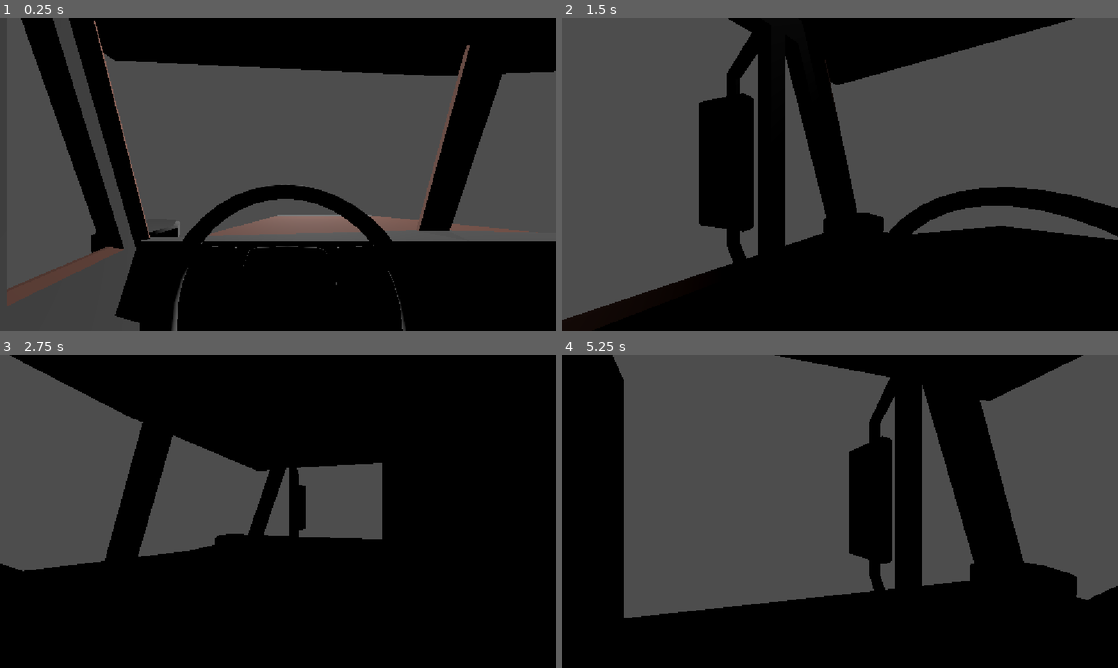
Above: before the commit, frames 1-4 (two rows, left to right).
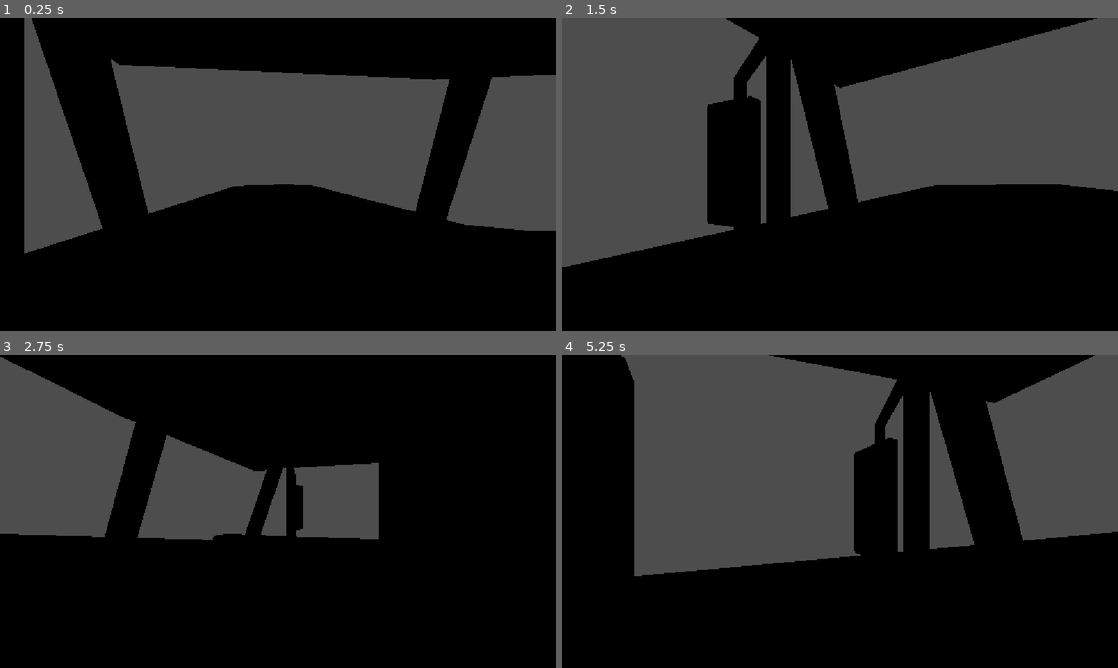
Above: after the commit, the same moments.

Repository: peymae/game-off
Game: Godot game, scene res://Main.tscn
The game is run twice, just before and just after one commit, with the same random seed, the same clock (stepped at 60 frames per second) and the same inputs.
Inputs:
- Up to frame 1 (0.25 s): no input
- Up to frame 2 (1.5 s): tap Enter at 0.5 s; hold Right (right) 0.53-1.28 s; tap E at 0.6 s; hold Left (left) from 1.28 s (still down); tap Q at 1.35 s
- Up to frame 3 (2.75 s): release Left (left) at 2.03 s; hold Right (right) from 2.03 s (still down); tap R at 2.1 s
- Up to frame 4 (5.25 s): tap J at 2.85 s; release Right (right) at 3.53 s; hold K 3.53-4.28 s; hold Left (left) from 3.53 s (still down); tap Space at 4.25 s; tap E at 4.35 s; tap Q at 5.1 s

The runs differ from the first frame. In frame 1, 22% of the frame differs, in the area x 0-100%, y 0-100%; in frame 2, 12%; in frame 3, 4.3%; in frame 4, 14%.

Commit message:
Truck Updates

Diff:
--- a/Assets/Paths/downhill_01.tres
+++ b/Assets/Paths/downhill_01.tres
@@ -2,7 +2,7 @@
 
 [resource]
 _data = {
-"points": PackedVector3Array(0, 0.18666665, 2.6666667, 0, -0 …(159 unchanged characters)… 5895437, -0.3263727, -4.224403, 3.6, -1.5490086, -21, -3.0954163, 0.31895587, 3.2856376, 2.9270456, -0.3016067, -3.10692, 11.5, -2.4970114, -32, -2.6473424, 0.3053664, 3.3481095, …(623 unchanged characters)…
+"points": PackedVector3Array(0, 0.18666665, 2.6666667, 0, -0 …(159 unchanged characters)… 5895437, -0.3263727, -4.224403, 3.6, -1.342946, -21, -3.0954163, 0.31895587, 3.2856376, 2.9270456, -0.3016067, -3.10692, 11.5, -0.21883321, -32, -2.6473424, 0.3053664, 3.3481095, …(623 unchanged characters)…
 "tilts": PackedFloat32Array(0, 0, 0, 0, 0, 0, 0, 0, 0, 0, 0)
 }
 point_count = 11
--- a/Main.tscn
+++ b/Main.tscn
@@ -5,8 +5,10 @@
 [ext_resource type="Curve3D" uid="uid://db3mrtyrd7mmv" path="res://Assets/Paths/downhill_01.tres" id="5_curve"]
 
 [sub_resource type="BoxShape3D" id="BoxShape3D_ljucb"]
+size = Vector3(1, 0.34906006, 3.4091797)
 
 [sub_resource type="BoxMesh" id="BoxMesh_ljucb"]
+size = Vector3(1, 1, 3.15625)
 
 [node name="Main" type="Node3D" unique_id=1074307757]
 script = ExtResource("1_r0du0")
@@ -18,24 +20,25 @@
 spot_angle = 33.13201
 
 [node name="Floor" type="StaticBody3D" parent="." unique_id=965939462]
-transform = Transform3D(1, 0, 0, 0, 1, 0, 0, 0, 1, 0, 0, -933)
+transform = Transform3D(1, 0, 0, 0, 1, 0, 0, 0, 1, 0, 0.20210075, -13.621704)
 
 [node name="CollisionShape3D" type="CollisionShape3D" parent="Floor" unique_id=61472033]
-transform = Transform3D(0, 0, 0, 0, 0, 0, 0, 0, 500, 0, 0, 0)
+transform = Transform3D(50, 0, 0, 0, 50, 0, 0, 0, 50, 0, -8.647989, -60.229492)
 shape = SubResource("BoxShape3D_ljucb")
 
 [node name="MeshInstance3D" type="MeshInstance3D" parent="Floor" unique_id=1270942741]
-transform = Transform3D(0, 0, 0, 0, 0, 0, 0, 0, 500, 0, 0, 0)
+transform = Transform3D(50, 0, 0, 0, 50, 0, 0, 0, 50, 0, -24.940428, -53.90625)
 mesh = SubResource("BoxMesh_ljucb")
 
 [node name="DownhillPath" type="Path3D" parent="." unique_id=1155518074]
 curve = ExtResource("5_curve")
 
 [node name="Truck" parent="." unique_id=1624267762 node_paths=PackedStringArray("route") instance=ExtResource("4_cm0pq")]
-transform = Transform3D(1, 0, 0, 0, 1, 0, 0, 0, 1, 0.74370193, 0, 2.8302455)
+transform = Transform3D(0.99935013, 0, -0.03604883, 0, 1, 0, 0.03604883, 0, 0.99935013, 0.74370193, 2.8762064, -6.98917)
 route = NodePath("../DownhillPath")
 
 [node name="Camera3D" type="Camera3D" parent="Truck" unique_id=368930852]
-transform = Transform3D(1, 0, 0, 0, 0.99813485, 0.061048545, 0, -0.061048545, 0.99813485, -3.6580994, 4.8450365, -5.6040044)
+transform = Transform3D(0.9999999, -2.3283064e-10, 0, 0, 0.99813485, 0.061048545, -3.7252903e-09, -0.06104854, 0.9981347, -3.650978, 4.8450365, -5.553762)
 
-[node name="HUD" type="CanvasLayer" parent="Truck/Camera3D" unique_id=206589423]
+[node name="TestCam" type="Camera3D" parent="." unique_id=67710212]
+transform = Transform3D(-4.371139e-08, -0.12186935, 0.99254614, 0, 0.99254614, 0.12186935, -1, 5.3270783e-09, -4.338557e-08, 12.813305, 4.7164526, -11.153971)
--- a/Scenes/Truck.tscn
+++ b/Scenes/Truck.tscn
@@ -4,14 +4,34 @@
 [ext_resource type="Script" uid="uid://bakw7lcf5dt2b" path="res://Scripts/truck_script.gd" id="2_script"]
 
 [sub_resource type="BoxShape3D" id="BoxShape3D_ljucb"]
-size = Vector3(6.0341797, 13.740356, 10.18775)
+size = Vector3(6.0341797, 6.710907, 16.996096)
 
 [node name="Truck" type="VehicleBody3D" unique_id=446787729]
 script = ExtResource("2_script")
 
 [node name="CollisionShape3D" type="CollisionShape3D" parent="." unique_id=784430114]
-transform = Transform3D(1, 0, 0, 0, 1, 0, 0, 0, 1, -2.5170898, 6.370178, -5.592875)
+transform = Transform3D(1, 0, 0, 0, 1, 0, 0, 0, 1, -2.5170898, 3.332962, -2.188702)
 shape = SubResource("BoxShape3D_ljucb")
 
 [node name="TruckModel" parent="CollisionShape3D" unique_id=65229902 instance=ExtResource("1_30hf4")]
-transform = Transform3D(-2.5, 0, -2.1855695e-07, 0, 2.5, 0, 2.1855695e-07, 0, -2.5, 0, -6.5583863, 0)
+transform = Transform3D(-2.5, 0, -2.1855695e-07, 0, 2.5, 0, 2.1855695e-07, 0, -2.5, 0, -3.5211701, -3.404173)
+
+[node name="WheelFL" type="VehicleWheel3D" parent="." unique_id=1090393958]
+transform = Transform3D(-1, 0, -1.9022147e-07, 0, 2.198126, 0, 8.742278e-08, 0, -2.17588, -4.9482045, 0.92492664, -9.266503)
+use_as_steering = true
+wheel_radius = 1.1
+
+[node name="WheelFR" type="VehicleWheel3D" parent="." unique_id=1348942756]
+transform = Transform3D(-1, 0, -1.9022147e-07, 0, 2.198126, 0, 8.742278e-08, 0, -2.17588, -0.08163166, 0.92492664, -9.266503)
+use_as_steering = true
+wheel_radius = 1.1
+
+[node name="WheelRR" type="VehicleWheel3D" parent="." unique_id=931857269]
+transform = Transform3D(-1, -3.3599422e-14, -1.9022147e-07, 0, 2.198126, -3.8044294e-07, 8.742278e-08, -3.8433257e-07, -2.17588, -0.08163166, 0.92492664, 2.2599268)
+use_as_traction = true
+wheel_radius = 1.1
+
+[node name="WheelRL" type="VehicleWheel3D" parent="." unique_id=1239501254]
+transform = Transform3D(-1, 0, -1.9022147e-07, 0, 2.198126, 0, 8.742278e-08, 0, -2.17588, -4.9645452, 0.92492664, 2.2599268)
+use_as_traction = true
+wheel_radius = 1.1
--- a/main.gd
+++ b/main.gd
@@ -1,12 +1,14 @@
 extends Node3D
 
 @onready var cam := $Truck/Camera3D
+@onready var testing_cam := $TestCam
 
 const VIEW_ANGLES := [75.0, 0.0, -75.0]
 var current_view := 1
 var tween: Tween
 
 func _ready() -> void:
+	cam.make_current()
 	cam.rotation_degrees = Vector3(0, VIEW_ANGLES[current_view], 0)
 
 func _unhandled_input(_event: InputEvent) -> void:
--- a/project.godot
+++ b/project.godot
@@ -37,7 +37,7 @@
 
 [physics]
 
-3d/physics_engine="Jolt Physics"
+3d/physics_engine="GodotPhysics"
 
 [rendering]
 
